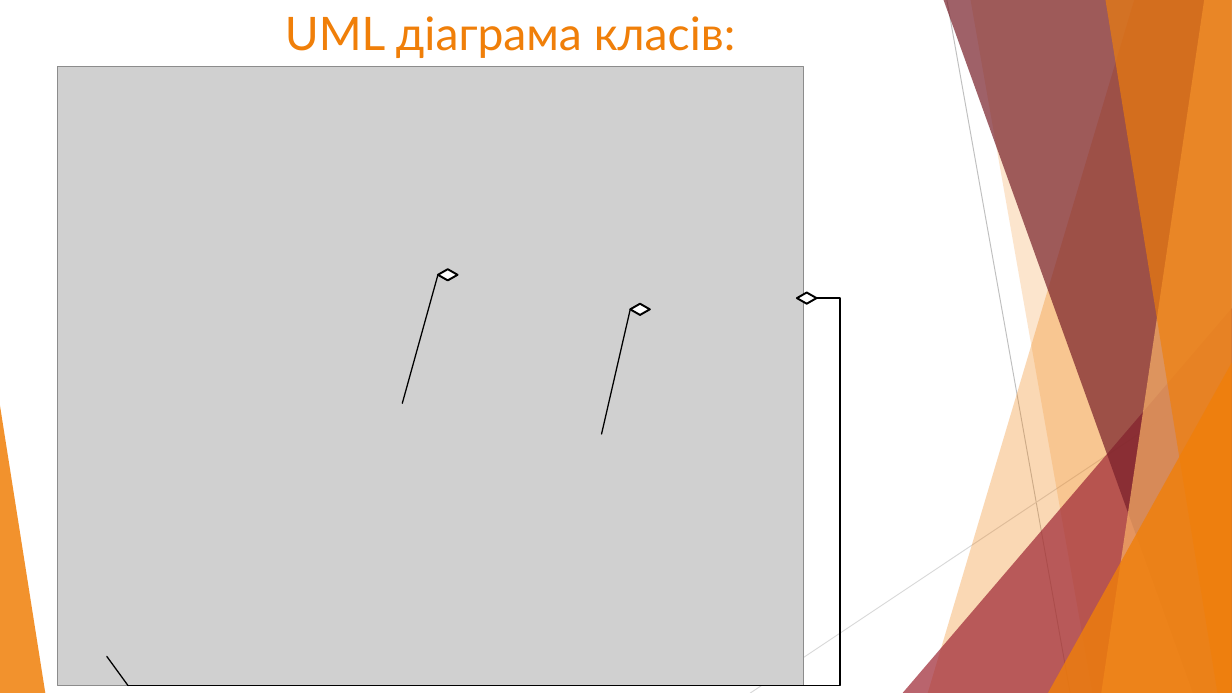
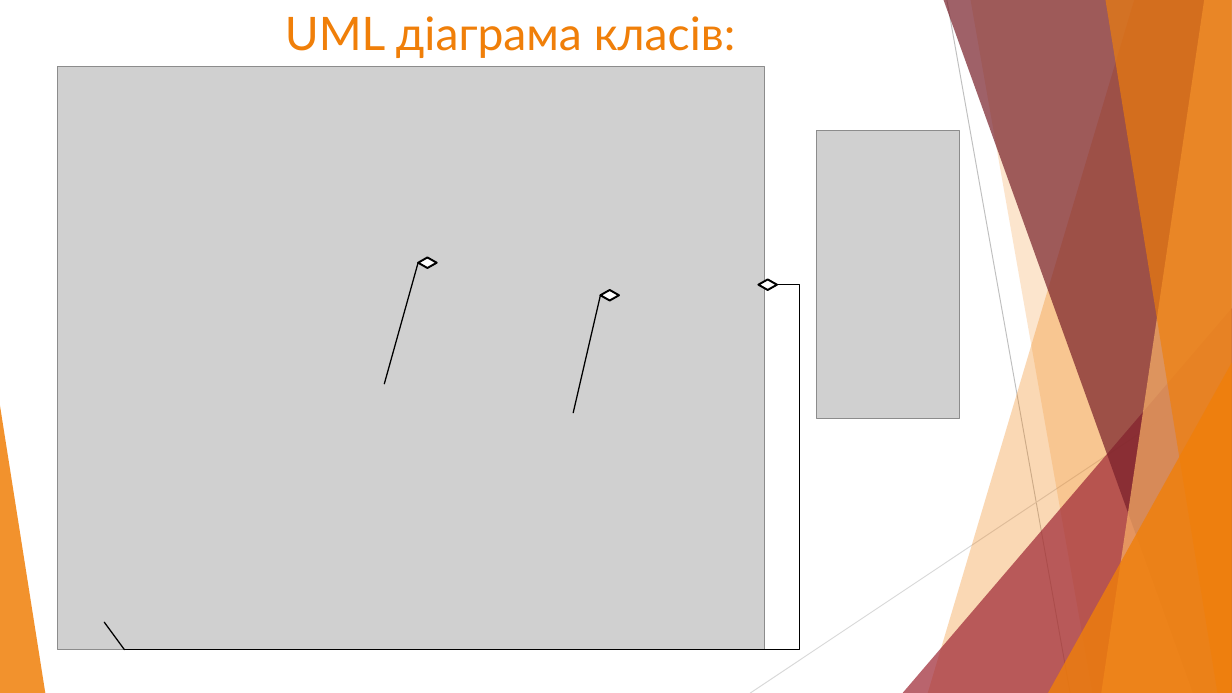
Before and after one commit to khmelinin/OOPLabs, a slide deck: slide 7 of Kursach/Kursach.pptx. Drawn at 1232x693 pixels with LibreOffice and Linux fonts; fonts in the diff are those of the drawing; grey boxes stand for pictures. Boxes give left, top, right and bottom in pixels: in the first picture for what was removed or moved away, otherwise in the second. Text is boxed around its words. In the diff, an @@ line names an element or a change of style, - is before the commit and + after.

Commit message:
added UI class and edited .pptx and .docx

```diff
--- a/Kursach/Kursach.pptx
+++ b/Kursach/Kursach.pptx
@@ picture: place and size @@
-picture at bbox=[57, 67, 803, 686]
+picture at bbox=[57, 67, 764, 650]
@@ picture added at bbox=[817, 130, 959, 419] @@
@@ line moved from (402, 403) - (438, 274) to (384, 384) - (419, 262) @@
@@ diamond: place and size @@
-diamond at bbox=[438, 269, 457, 280]
+diamond at bbox=[419, 258, 437, 268]
@@ elbow line moved from (128, 686) - (817, 299) to (125, 650) - (777, 285) @@
@@ line moved from (602, 434) - (630, 310) to (573, 413) - (601, 296) @@
@@ diamond: place and size @@
-diamond at bbox=[630, 304, 650, 315]
+diamond at bbox=[601, 290, 619, 300]
@@ diamond: place and size @@
-diamond at bbox=[797, 293, 816, 304]
+diamond at bbox=[759, 279, 777, 289]
@@ line moved from (107, 656) - (128, 686) to (104, 622) - (125, 650) @@
```
Also in this commit, not shown: 4 other files.
